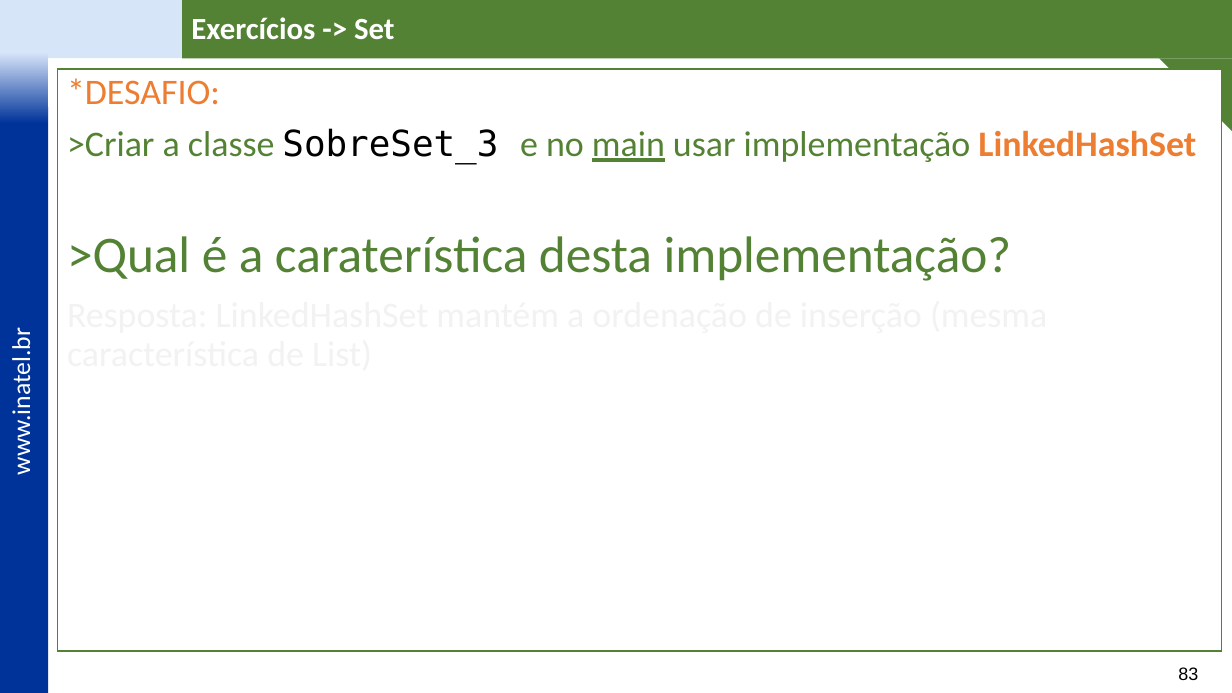
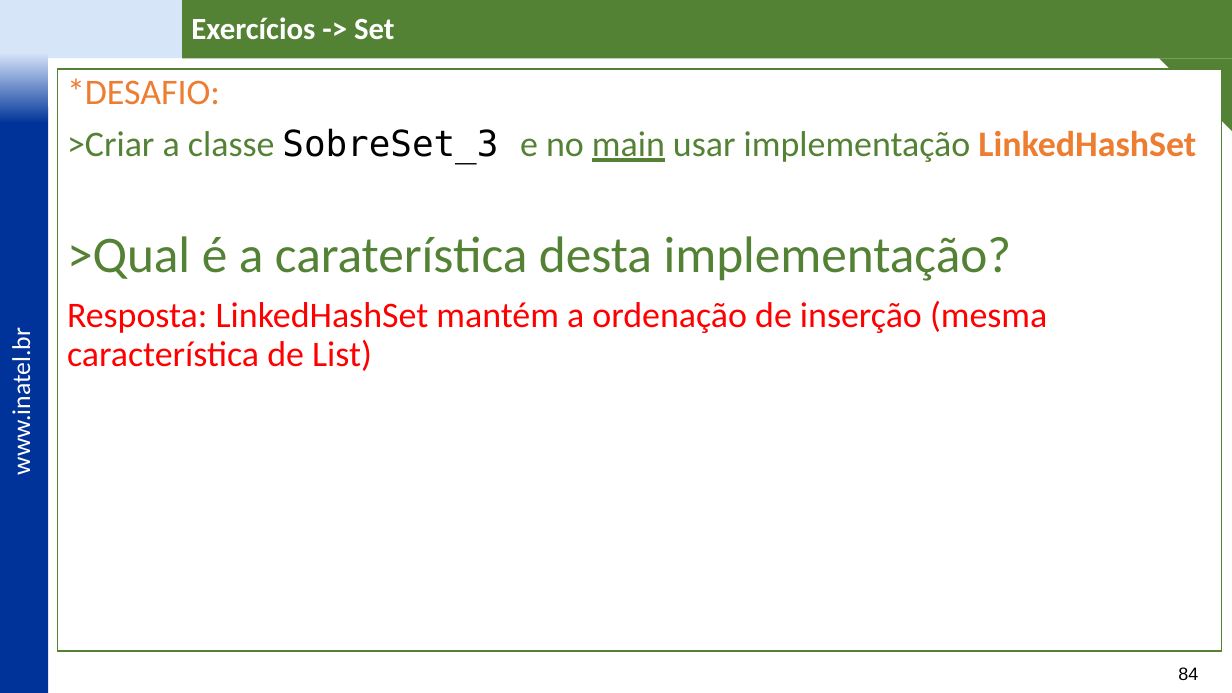
Before and after one commit to vitor-figueiredo/Lab_JavaCollections, a slide deck: slide 84 of _docs/IDP Labs - Java Collections - v3.pptx (slide 83 before the commit). Drawn at 1232x693 pixels with LibreOffice and Linux fonts; fonts in the diff are those of the drawing; background and template pictures are left out. Boxes give left, top, right and bottom in pixels: in the first picture for what was removed or moved away, otherwise in the second. Text is boxed around its words. In the diff, an @@ line names an element or a change of style, - is before the commit and + after.

```diff
--- a/_docs/IDP Labs - Java Collections - v3.pptx
+++ b/_docs/IDP Labs - Java Collections - v3.pptx
@@ text in rectangle at box(67, 301, 1047, 371): text colour #F2F2F2 to #FF0000 in "Resposta: LinkedHashSet mantém a ordenação de inserção ..." @@
@@ page number at box(1178, 667, 1198, 680): text changed @@
-83
+84
```
Also in this commit, not shown: 6 other slides changed, 1 slide added, 17 other files.
